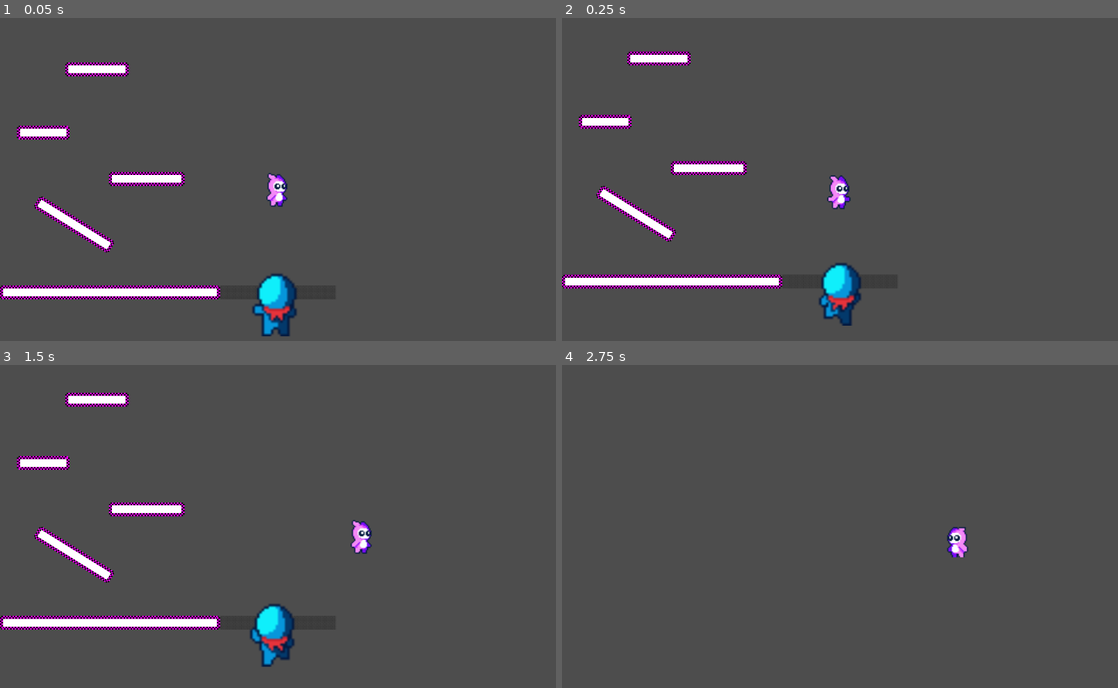
Above: before the commit, frames 1-4 (two rows, left to right).
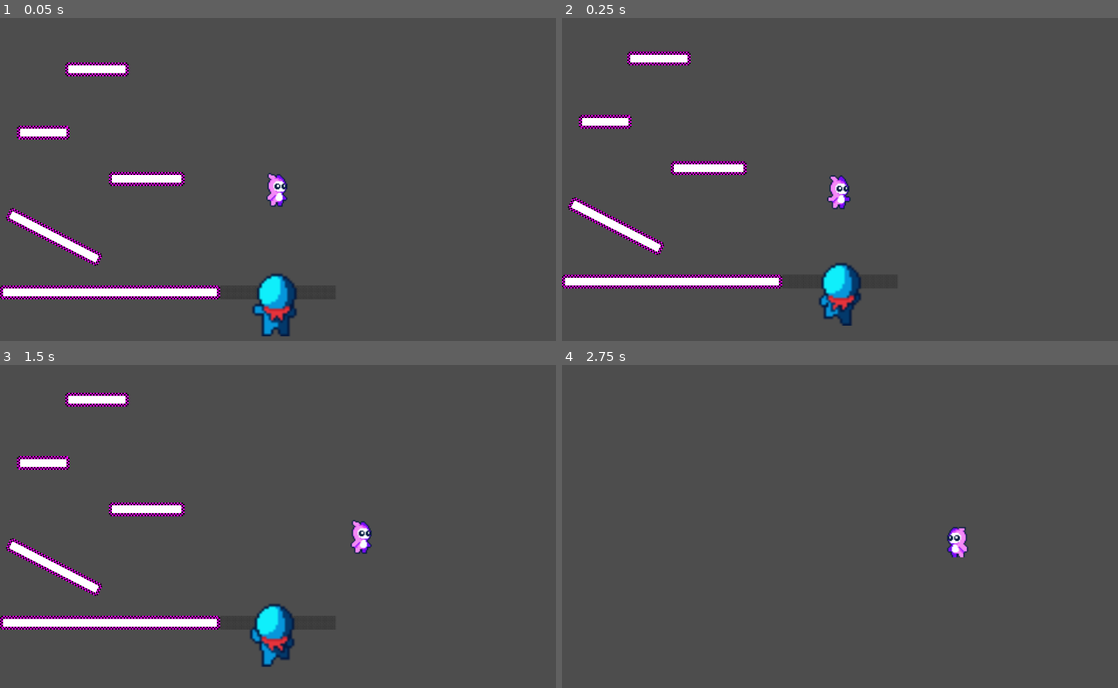
Above: after the commit, the same moments.

Repository: LordRevan36/hackathon_2026
Game: Godot game, scene res://levels/LevelDirectory/Director/level_director.tscn
Two runs of this game, one before a commit and one after it. Both use one fixed random seed, a clock stepped at 60 frames per second and the inputs below. This scene is started directly instead of the project's main scene. The engine's default icon, where the game draws it, is replaced by a stand-in: a white triangle on a blue panel in a dark square.
Inputs:
- Up to frame 1 (0.05 s): no input
- Up to frame 2 (0.25 s): no input
- Up to frame 3 (1.5 s): hold D (right) from 0.53 s (still down); tap Space (jump) at 0.77 s
- Up to frame 4 (2.75 s): tap Space (jump) at 1.52 s; release D (right) at 2.03 s; hold A (left) from 2.03 s (still down)

The runs differ from the first frame. In frame 1, 1.5% of the frame differs, in the area x 1-21%, y 55-77%; in frame 2, 1.5%, in the area x 1-21%, y 51-74%; in frame 3, 1.5%; in frame 4, nothing differs.

Commit message:
wire added
purely visual

Diff:
--- a/levels/LevelDirectory/chunks/pair_half/left/left_half_01.tscn
+++ b/levels/LevelDirectory/chunks/pair_half/left/left_half_01.tscn
@@ -5,6 +5,7 @@
 [ext_resource type="PackedScene" uid="uid://bdjudp3s8q13d" path="res://props/spring_pad/spring_pad.tscn" id="3_2qw1s"]
 [ext_resource type="PackedScene" uid="uid://bwv7bf804egto" path="res://props/button/button.tscn" id="4_4tecf"]
 [ext_resource type="PackedScene" uid="uid://burgldlh2lryq" path="res://props/box/box.tscn" id="5_d5s8k"]
+[ext_resource type="PackedScene" uid="uid://batlbia6gpmsr" path="res://props/wires/wire.tscn" id="6_sq30g"]
 
 [sub_resource type="RectangleShape2D" id="RectangleShape2D_d5s8k"]
 resource_local_to_scene = true
@@ -46,11 +47,7 @@
 resource_local_to_scene = true
 size = Vector2(228, 36)
 
-[sub_resource type="RectangleShape2D" id="RectangleShape2D_5u074"]
-resource_local_to_scene = true
-size = Vector2(50, 175)
-
-[node name="LeftLBlock01" unique_id=69217074 instance=ExtResource("1_3n1r0")]
+[node name="LeftHalf01" unique_id=69217074 instance=ExtResource("1_3n1r0")]
 
 [node name="CollisionShape" parent="Geometry/BottomLeftGrate" parent_id_path=PackedInt32Array(1810100926) index="1" unique_id=1909510158]
 shape = SubResource("RectangleShape2D_d5s8k")
@@ -129,20 +126,20 @@
 shape = SubResource("RectangleShape2D_x7c74")
 
 [node name="Platform7" parent="Geometry" parent_id_path=PackedInt32Array(1862465642) index="9" unique_id=1810100926 instance=ExtResource("2_jhrrx")]
-position = Vector2(192, 886)
+position = Vector2(152, 898)
 
 [node name="Polygon" parent="Geometry/Platform7" index="0" unique_id=1214519473]
-rotation = 0.5564355
+rotation = 0.39618972
 scale = Vector2(0.99999994, 0.99999994)
 polygon = PackedVector2Array(-110, -14, 110, -14, 110, 14, -110, 14)
 
 [node name="CollisionShape" parent="Geometry/Platform7" index="1" unique_id=1909510158]
-rotation = 0.5564355
+rotation = 0.39618975
 scale = Vector2(0.99999994, 0.99999994)
 shape = SubResource("RectangleShape2D_c1rxt")
 
 [node name="BorderLines" parent="Geometry/Platform7" index="2" unique_id=1730009195]
-rotation = 0.5564355
+rotation = 0.39618972
 scale = Vector2(0.99999994, 0.99999994)
 
 [node name="SpringPad" parent="Props" parent_id_path=PackedInt32Array(1442607) index="0" unique_id=1047234168 instance=ExtResource("3_2qw1s")]
@@ -154,8 +151,9 @@
 [node name="Box" parent="Props" parent_id_path=PackedInt32Array(1442607) index="2" unique_id=1120624714 instance=ExtResource("5_d5s8k")]
 position = Vector2(323, 717)
 
-[node name="CollisionShape2D" parent="Props/ladder" parent_id_path=PackedInt32Array(1009803214) index="0" unique_id=481175960]
-shape = SubResource("RectangleShape2D_5u074")
+[node name="Wire" parent="Props" parent_id_path=PackedInt32Array(1442607) index="4" unique_id=601601530 instance=ExtResource("6_sq30g")]
+position = Vector2(395, 1055)
+points = PackedVector2Array(0, 0, -380, 0, -380, -405, -340, -405)
 
 [editable path="Geometry/BottomLeftGrate"]
 [editable path="Geometry/TopLeftPlatform"]
@@ -167,4 +165,3 @@
 [editable path="Geometry/Platform5"]
 [editable path="Geometry/Platform6"]
 [editable path="Geometry/Platform7"]
-[editable path="Props/ladder"]
--- a/levels/LevelDirectory/chunks/pair_l_block/left/left_l_block_01.tscn
+++ b/levels/LevelDirectory/chunks/pair_l_block/left/left_l_block_01.tscn
@@ -3,45 +3,45 @@
 [ext_resource type="PackedScene" uid="uid://r5jlt0l8sgoe" path="res://levels/LevelDirectory/chunks/pair_l_block/left/left_l_block.tscn" id="1_ox8d1"]
 [ext_resource type="PackedScene" uid="uid://cw1gth0dtunj4" path="res://props/platforms/platform.tscn" id="2_wcdra"]
 
-[sub_resource type="RectangleShape2D" id="RectangleShape2D_srro4"]
+[sub_resource type="RectangleShape2D" id="RectangleShape2D_wcdra"]
 resource_local_to_scene = true
 size = Vector2(570, 36)
 
-[sub_resource type="RectangleShape2D" id="RectangleShape2D_wcdra"]
+[sub_resource type="RectangleShape2D" id="RectangleShape2D_dbc1d"]
 resource_local_to_scene = true
 size = Vector2(300, 36)
 
-[sub_resource type="RectangleShape2D" id="RectangleShape2D_dbc1d"]
+[sub_resource type="RectangleShape2D" id="RectangleShape2D_xhodj"]
 resource_local_to_scene = true
 size = Vector2(144, 36)
 
-[sub_resource type="RectangleShape2D" id="RectangleShape2D_xhodj"]
+[sub_resource type="RectangleShape2D" id="RectangleShape2D_wcocb"]
 resource_local_to_scene = true
 size = Vector2(196, 36)
 
-[sub_resource type="RectangleShape2D" id="RectangleShape2D_wcocb"]
+[sub_resource type="RectangleShape2D" id="RectangleShape2D_y4dta"]
 resource_local_to_scene = true
 size = Vector2(136, 36)
 
-[sub_resource type="RectangleShape2D" id="RectangleShape2D_y4dta"]
+[sub_resource type="RectangleShape2D" id="RectangleShape2D_ujba7"]
 resource_local_to_scene = true
 size = Vector2(164, 36)
 
-[sub_resource type="RectangleShape2D" id="RectangleShape2D_ujba7"]
+[sub_resource type="RectangleShape2D" id="RectangleShape2D_2slgn"]
 resource_local_to_scene = true
 size = Vector2(140, 36)
 
-[sub_resource type="RectangleShape2D" id="RectangleShape2D_2slgn"]
+[sub_resource type="RectangleShape2D" id="RectangleShape2D_xf0oi"]
 resource_local_to_scene = true
 size = Vector2(160, 36)
 
-[sub_resource type="RectangleShape2D" id="RectangleShape2D_xf0oi"]
+[sub_resource type="RectangleShape2D" id="RectangleShape2D_xr7oc"]
 resource_local_to_scene = true
 size = Vector2(204, 36)
 
-[sub_resource type="RectangleShape2D" id="RectangleShape2D_xr7oc"]
+[sub_resource type="RectangleShape2D" id="RectangleShape2D_srro4"]
 resource_local_to_scene = true
-size = Vector2(228, 36)
+size = Vector2(268, 36)
 
 [node name="LeftLBlock01" unique_id=69217074 instance=ExtResource("1_ox8d1")]
 
@@ -126,24 +126,24 @@
 polygon = PackedVector2Array(-102, -18, 102, -18, 102, 18, -102, 18)
 
 [node name="CollisionShape" parent="Geometry/Platform6" index="1" unique_id=1909510158]
-shape = SubResource("RectangleShape2D_xf0oi")
+shape = SubResource("RectangleShape2D_xr7oc")
 
 [node name="Platform7" parent="Geometry" parent_id_path=PackedInt32Array(1862465642) index="9" unique_id=1810100926 instance=ExtResource("2_wcdra")]
-position = Vector2(192, 886)
+position = Vector2(140, 918)
 
 [node name="Polygon" parent="Geometry/Platform7" index="0" unique_id=1214519473]
-rotation = 0.5564355
-scale = Vector2(0.99999994, 0.99999994)
-polygon = PackedVector2Array(-110, -14, 110, -14, 110, 14, -110, 14)
+rotation = 0.47647488
+scale = Vector2(0.9999999, 0.9999999)
+polygon = PackedVector2Array(-130, -14, 130, -14, 130, 14, -130, 14)
 
 [node name="CollisionShape" parent="Geometry/Platform7" index="1" unique_id=1909510158]
-rotation = 0.5564355
+rotation = 0.47647488
 scale = Vector2(0.99999994, 0.99999994)
-shape = SubResource("RectangleShape2D_xr7oc")
+shape = SubResource("RectangleShape2D_srro4")
 
 [node name="BorderLines" parent="Geometry/Platform7" index="2" unique_id=1730009195]
-rotation = 0.5564355
-scale = Vector2(0.99999994, 0.99999994)
+rotation = 0.47647488
+scale = Vector2(0.9999999, 0.9999999)
 
 [editable path="Geometry/BottomLeftPlatform"]
 [editable path="Geometry/BottomLeftGrate"]
--- /dev/null
+++ b/props/wires/wire.tscn
@@ -0,0 +1,9 @@
+[gd_scene format=3 uid="uid://batlbia6gpmsr"]
+
+[ext_resource type="Texture2D" uid="uid://d0cum53vgjxcg" path="res://assets/wire_small.png" id="1_wb0pb"]
+
+[node name="Wire" type="Line2D" unique_id=601601530]
+texture_repeat = 2
+points = PackedVector2Array(0, 0, -100, 0, -100, -300, 0, -300)
+texture = ExtResource("1_wb0pb")
+texture_mode = 1
Binary file added: assets/wire.png
Not shown, added: assets/wire.png.import
Binary file added: assets/wire_small.png
Not shown, added: assets/wire_small.png.import
Not shown: 7 places in levels/LevelDirectory/chunks/pair_l_block/left/left_l_block_01.tscn that only renumber resources
Not shown, changed: assets/.DS_Store
